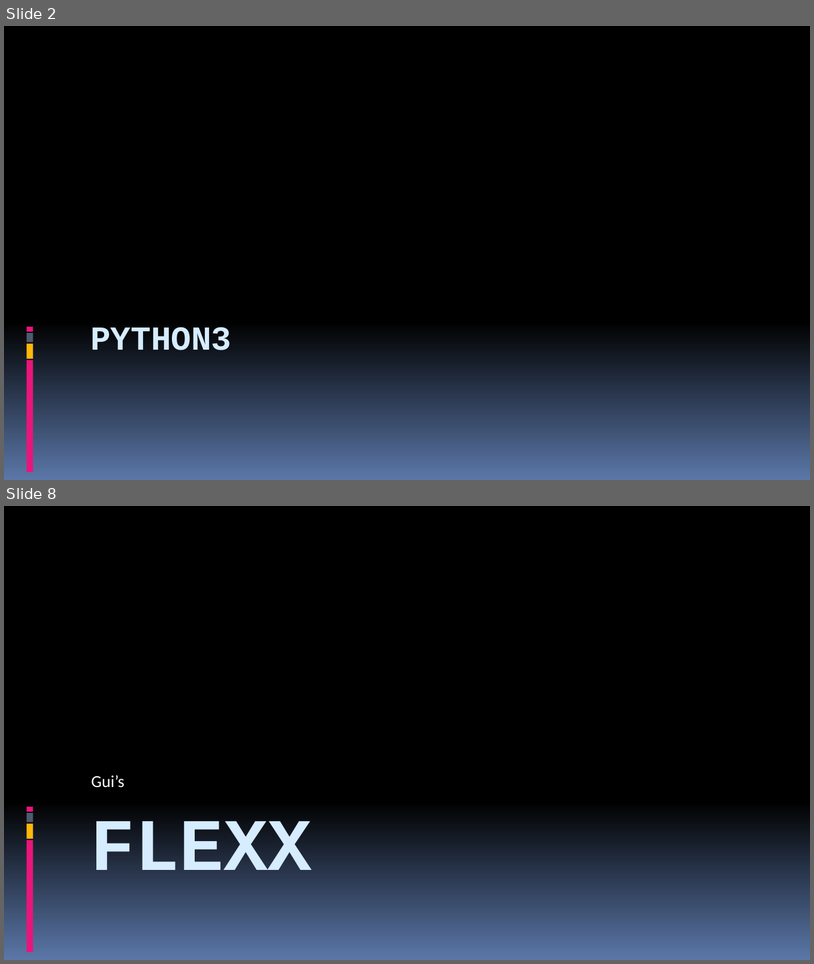
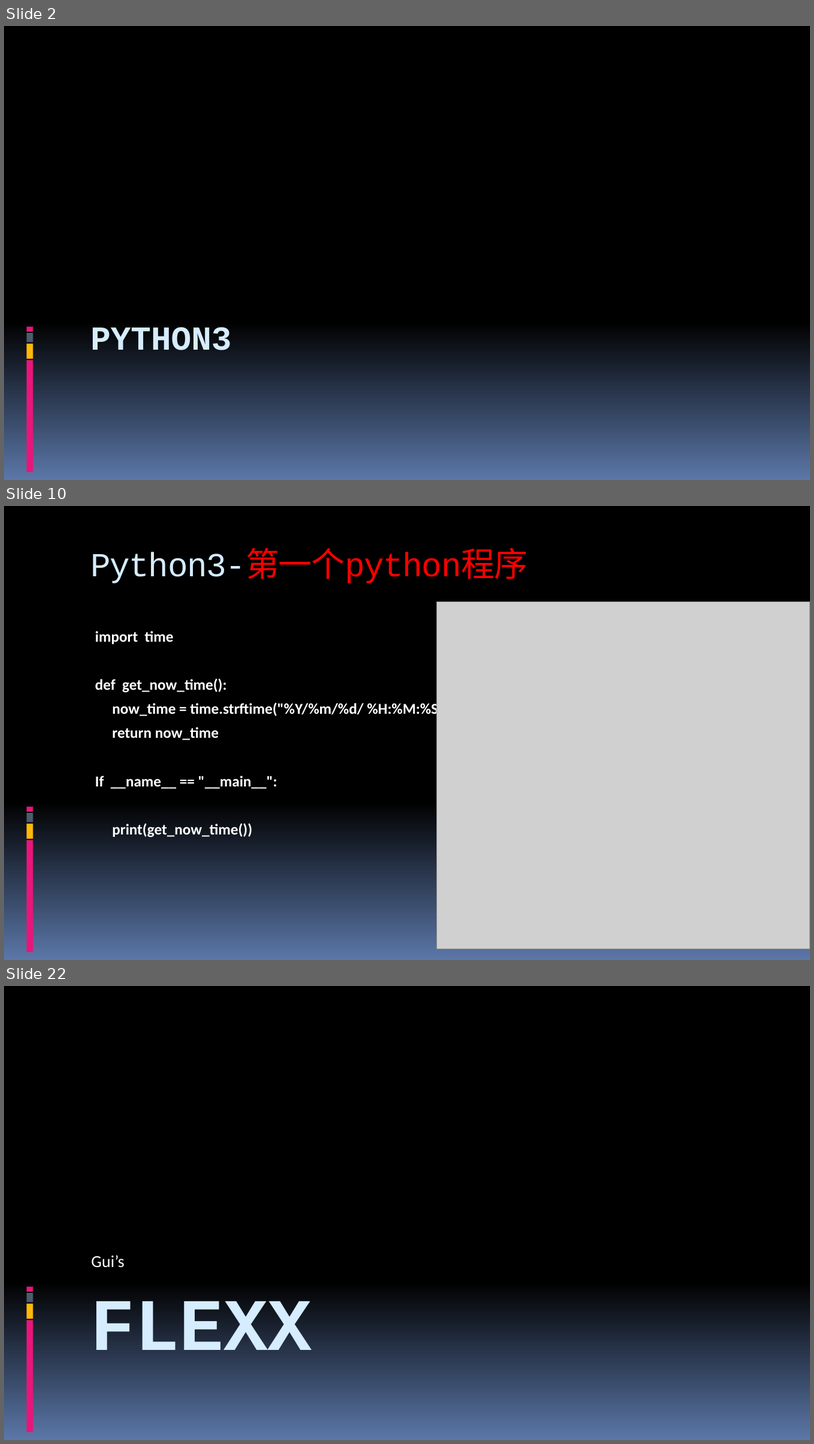
Before and after one commit to 260936767/UpdateServer, a slide deck: flexx_study/report for python&flexx.pptx. Shown one above the other, each under a label of ours: slides 2 and 8 before the commit, slides 2, 10 and 22 after it; the slides between them are not shown. The pictures are 814x964 and 814x1444 pixels, drawn with LibreOffice and Linux fonts; fonts in the diff are those of the drawing; grey boxes stand for pictures. Boxes give left, top, right and bottom in pixels: in the first picture for what was removed or moved away, otherwise in the second. Text is boxed around its words. In the diff, an @@ line names an element or a change of style, - is before the commit and + after.

```diff
--- a/flexx_study/report for python&flexx.pptx
+++ b/flexx_study/report for python&flexx.pptx
@@ slide 10 added at [4,506,810,960], background gradient #000000 to #5B77A8; not listed: 8 template elements that a slide beside it also shows @@
@@ title added at [90,552,528,583], 40 pt, text #FF0000 @@
+Python3-第一个python程序
@@ picture added at [437,601,810,949] @@
@@ text added at [95,631,450,837], 18 pt, text #FFFFFF, bold @@
+import time
+def get_now_time():
+now_time = time.strftime("%Y/%m/%d/ %H:%M:%S")
+return now_time
+If __name__ == "__main__":
+print(get_now_time())
@@ what was slide 8 is now slide 22 @@
```
Also in this commit, not shown: 5 slides changed, 17 other slides added, 4 slides removed.
